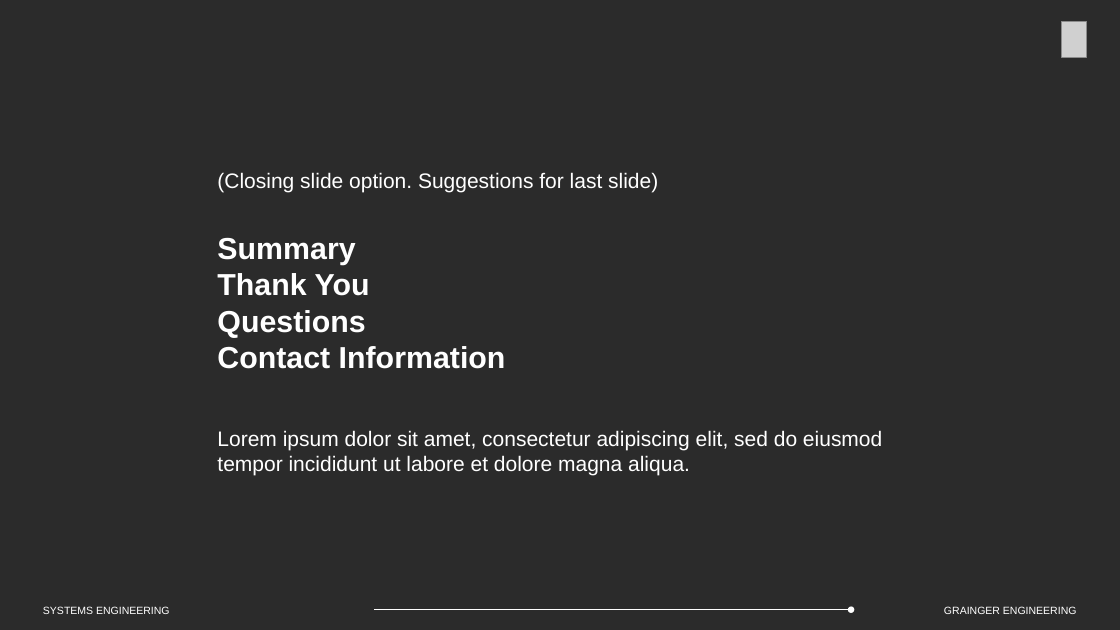
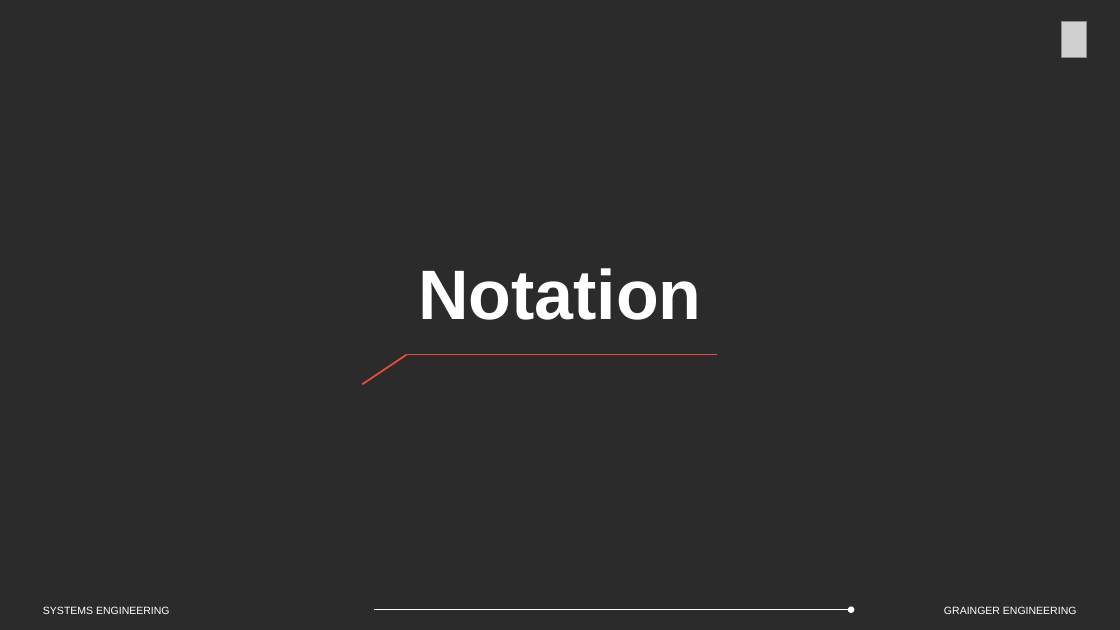
Before and after one commit to Marius-Juston/SE-423---Class-Material, a slide deck: slide 16 of Lectures/Slides/L10.pptx (slide 27 before the commit). Drawn at 1120x630 pixels with LibreOffice and Linux fonts; fonts in the diff are those of the drawing; grey boxes stand for pictures; background and template pictures are left out; a plain dark background stands for a picture behind light text. Boxes give left, top, right and bottom in pixels: in the first picture for what was removed or moved away, otherwise in the second. Text is boxed around its words. In the diff, an @@ line names an element or a change of style, - is before the commit and + after.

```diff
--- a/Lectures/Slides/L10.pptx
+++ b/Lectures/Slides/L10.pptx
@@ text removed at (217,172,882,475) @@
-(Closing slide option. Suggestions for last slide)
-Summary
-Thank You
-Questions
-Contact Information
-Lorem ipsum dolor sit amet, consectetur adipiscing elit, sed do eiusmod tempor incididunt ut labore et dolore magna aliqua.
@@ text added at (418,268,702,320), 60 pt, text #FFFFFF, bold @@
+Notation
@@ line added from (362, 384) to (407, 355), #E84B36 1.5 pt @@
@@ line added from (407, 355) to (718, 355), #E84B36 1.5 pt @@
```
Also in this commit, not shown: 5 other slides changed, 40 slides added, 8 slides removed, 3 other files.
